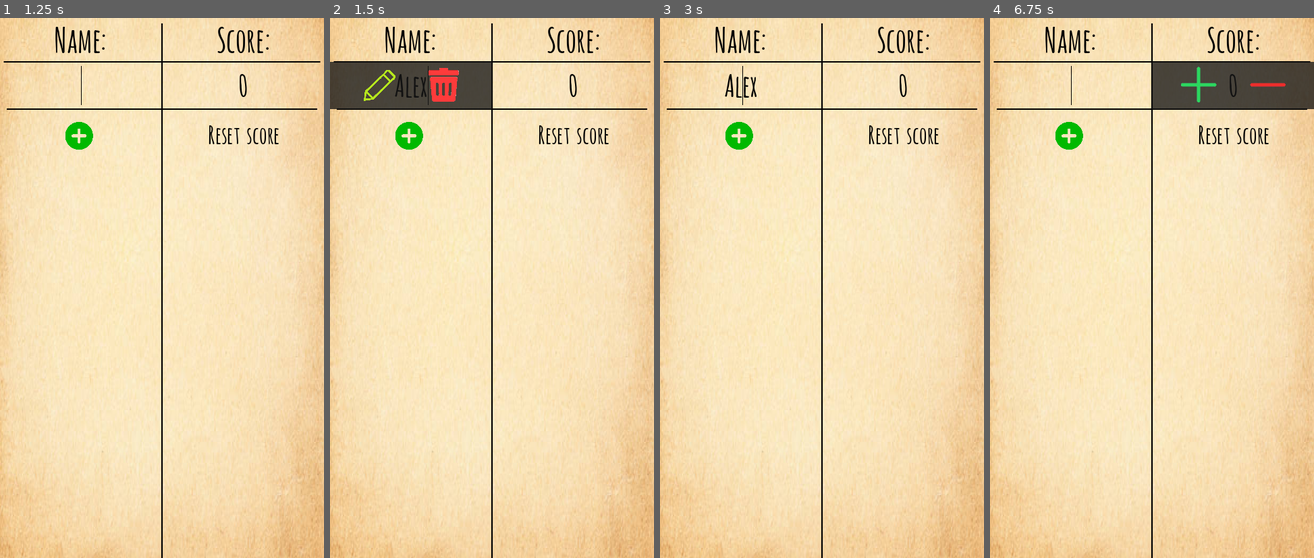
Above: before the commit, frames 1-4 (left to right).
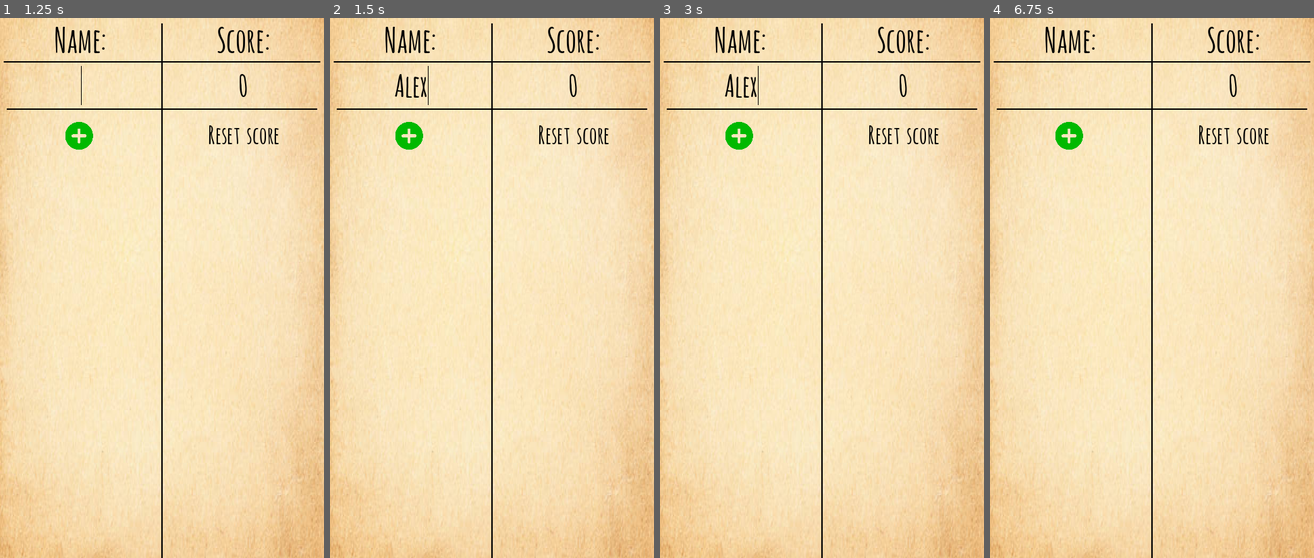
Above: after the commit, the same moments.

Repository: FilipAntonijevic/score_sheet
Game: Godot game, scene res://scenes/main.tscn
Two runs of this game, one before a commit and one after it. Both use one fixed random seed, a clock stepped at 60 frames per second and the inputs below.
Inputs (mouse positions are in pixels of both pictures, inside the frame that each line leads up to):
- Up to frame 1 (1.25 s): click "+" at 0.5 s
- Up to frame 2 (1.5 s): click (411, 82) at 1.27 s; type "Alex" at 1.35 s
- Up to frame 3 (3 s): click (708, 88) at 2.02 s; click (741, 82) at 2.77 s
- Up to frame 4 (6.75 s): click (1233, 82) at 3.5 s; click (1071, 82) at 4.25 s; click (1103, 82) at 5 s; click "+" at 5.75 s; click (1233, 82) at 6.5 s

Frame 1 is identical in both runs. In frame 2, 4.1% of the frame differs, in the area x 0-50%, y 8-17%; in frame 3, less than 0.1%; in frame 4, 4.2%, in the area x 25-100%, y 8-17%.

Commit message:
Bug fixes.

Diff:
--- a/score_sheet/project.godot
+++ b/score_sheet/project.godot
@@ -12,8 +12,8 @@
 
 config/name="score_sheet"
 run/main_scene="res://scenes/main.tscn"
-config/features=PackedStringArray("4.3", "GL Compatibility")
-config/icon="res://icon.svg"
+config/features=PackedStringArray("4.4", "GL Compatibility")
+boot_splash/show_image=false
 
 [autoload]
 
@@ -23,6 +23,9 @@
 
 window/size/viewport_width=480
 window/size/viewport_height=800
+window/size/mode=3
+window/stretch/mode="viewport"
+window/handheld/orientation=1
 
 [rendering]
 
--- a/score_sheet/scenes/player_name.tscn
+++ b/score_sheet/scenes/player_name.tscn
@@ -18,7 +18,6 @@
 layout_mode = 0
 offset_right = 240.0
 offset_bottom = 70.0
-theme_override_colors/selection_color = Color(0, 0, 0, 1)
 theme_override_colors/caret_color = Color(0, 0, 0, 1)
 theme_override_colors/font_placeholder_color = Color(0, 0, 0, 1)
 theme_override_colors/font_outline_color = Color(0, 0, 0, 1)
--- a/score_sheet/scenes/player_score.tscn
+++ b/score_sheet/scenes/player_score.tscn
@@ -15,7 +15,6 @@
 layout_mode = 0
 offset_right = 240.0
 offset_bottom = 70.0
-theme_override_colors/selection_color = Color(0, 0, 0, 1)
 theme_override_colors/caret_color = Color(0, 0, 0, 1)
 theme_override_colors/font_placeholder_color = Color(0, 0, 0, 1)
 theme_override_colors/font_outline_color = Color(0, 0, 0, 1)
@@ -27,6 +26,7 @@
 text = "0"
 alignment = 1
 editable = false
+virtual_keyboard_type = 2
 
 [node name="Show_plus_and_minus_buttons" type="Button" parent="."]
 z_index = 2
@@ -93,6 +93,7 @@
 theme_override_font_sizes/font_size = 45
 alignment = 1
 editable = false
+virtual_keyboard_type = 2
 
 [connection signal="text_submitted" from="Score_label" to="." method="_on_score_label_text_submitted"]
 [connection signal="pressed" from="Show_plus_and_minus_buttons" to="." method="_on_show_plus_and_minus_buttons_pressed"]
--- a/score_sheet/scripts/player_name.gd
+++ b/score_sheet/scripts/player_name.gd
@@ -9,6 +9,8 @@
 var player_name = ""
 var focused := false
 
+var editing := true
+
 signal remove_this_player()
 
 func _ready() -> void:
@@ -19,23 +21,26 @@
 	name_label.add_theme_stylebox_override("read_only", style)
 
 func _on_show_remove_and_edit_button_pressed() -> void:
-	if unfocus_other_areas():
-		if focused or GlobalInfo.focused_area == null:
-			show_remove_and_edit_button.hide()
-			remove_button.show()
-			edit_button.show()
-			shader.show()
-			focus()
+	if editing == false:
+		if unfocus_other_areas():
+			if focused or GlobalInfo.focused_area == null:
+				show_remove_and_edit_button.hide()
+				remove_button.show()
+				edit_button.show()
+				shader.show()
+				focus()
 
 func _on_edit_player_name_pressed() -> void:
 	if unfocus_other_areas():
 		if focused or GlobalInfo.focused_area == null:
+			editing = true
 			remove_button.hide()
 			edit_button.hide()
 			shader.hide()
 			name_label.editable = true
 			name_label.grab_focus()
 			focus()
+			name_label.grab_focus()
 
 func _on_remove_player_pressed() -> void:
 	if unfocus_other_areas():
@@ -45,8 +50,6 @@
 
 func _on_name_text_submitted(new_text: String) -> void:
 	player_name = new_text
-	name_label.editable = false
-	show_remove_and_edit_button.show()
 	unfocus()
 
 func unfocus() -> void:
@@ -55,6 +58,7 @@
 	remove_button.hide()
 	edit_button.hide()
 	shader.hide()
+	editing = false
 	focused = false
 	GlobalInfo.focused_area = null
 
--- a/score_sheet/scripts/player_score.gd
+++ b/score_sheet/scripts/player_score.gd
@@ -10,12 +10,14 @@
 @onready var change_score = $ColorRect
 @onready var change_score_label = $ColorRect/change_score_label
 
-var score: float  = 0
+var editing = false
+
+var score: int  = 0
 var focused := false
 var operation = ""
 
 var press_start_time  := 0.0
-var long_press_threshold  := 0.5
+var long_press_threshold  := 0.3
 
 func _ready():
 	var style = StyleBoxFlat.new()
@@ -41,21 +43,24 @@
 				_on_short_press()
 
 func _on_short_press() -> void:
-	if unfocus_other_areas():
-		if focused or GlobalInfo.focused_area == null:
-			show_plus_and_minus_button.hide()
-			plus_button.show()
-			minus_button.show()
-			shader.show()
-			focus()
+	if editing == false:
+		if unfocus_other_areas():
+			if focused or GlobalInfo.focused_area == null:
+				show_plus_and_minus_button.hide()
+				plus_button.show()
+				minus_button.show()
+				shader.show()
+				focus()
 
 func _on_long_press() -> void:
 	if unfocus_other_areas():
 		if focused or GlobalInfo.focused_area == null:
+			editing = true
 			score_label.editable = true
+			focus()
+			score_label.release_focus()
 			score_label.grab_focus()
-			score_label.caret_column = score_label.text.length()
-			focus()
+			score_label.select_all()
 
 func _on_plus_button_pressed() -> void:
 	if unfocus_other_areas():
@@ -84,11 +89,12 @@
 			focus()
 
 func _on_change_score_label_text_submitted(_new_text: String) -> void:
+	score = int(score_label.text)
 	change_score.hide()
 	if operation == "plus":
-		score += float(change_score_label.text)
+		score += int(change_score_label.text)
 	else:
-		score -= float(change_score_label.text)
+		score -= int(change_score_label.text)
 	change_score_label.text = ""
 	score_label.set_text(str(score))
 	minus_button.hide()
@@ -96,20 +102,21 @@
 	show_plus_and_minus_button.show()
 	unfocus()
 
-
 func _on_score_label_text_submitted(new_text: String) -> void:
-	score = float(new_text)
-	score_label.editable = false
+	score = int(new_text)
 	unfocus()
 
 func unfocus() -> void:
-	score_label.editable = false
+	if GlobalInfo.focused_area == self:
+		score_label.editable = false
 	show_plus_and_minus_button.show()
 	plus_button.hide()
 	minus_button.hide()
 	change_score_label.text = ""
 	change_score.hide()
 	shader.hide()
+	score_label.select(0, 0)
+	editing = false
 	focused = false
 	GlobalInfo.focused_area = null
 
--- a/score_sheet/scripts/table.gd
+++ b/score_sheet/scripts/table.gd
@@ -10,6 +10,7 @@
 	container.add_child(player)
 	player.player_name.name_label.editable = true
 	player.player_name.name_label.grab_focus()
+	player.player_name.focus()
 	player.connect("remove_this_player", Callable(self, "_on_remove_this_player"))
 	container.move_child(control, container.get_child_count() - 1)
 
Not shown, changed: score_sheet/export_presets.cfg
Not shown, changed: score_sheet/fonts/amatic-sc/AmaticSC-Bold.ttf.import
Not shown, changed: score_sheet/fonts/amatic-sc/AmaticSC-Regular.ttf.import
Binary file changed: score_sheet/icon.png
Not shown: 1 places in score_sheet/scenes/player.tscn that only renumber resources
Not shown: 1 places in score_sheet/scenes/player_name.tscn that only renumber resources
Not shown: 1 places in score_sheet/scenes/player_score.tscn that only renumber resources
Not shown: 1 places in score_sheet/scenes/table.tscn that only renumber resources
Not shown, added: score_sheet/scripts/global_info.gd.uid
Not shown, added: score_sheet/scripts/player.gd.uid
Not shown, added: score_sheet/scripts/player_name.gd.uid
Not shown, added: score_sheet/scripts/player_score.gd.uid
(and 3 more such lines)
